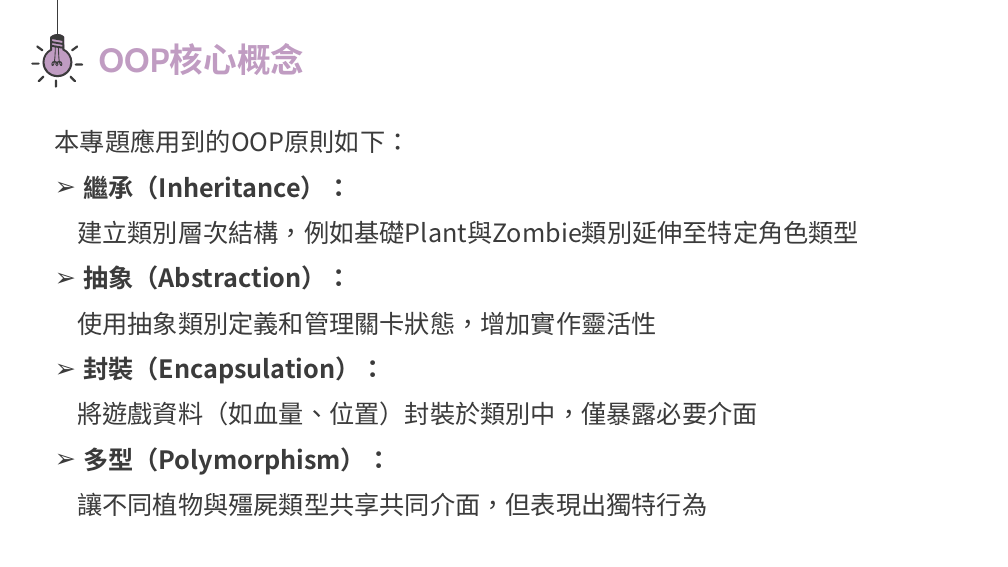
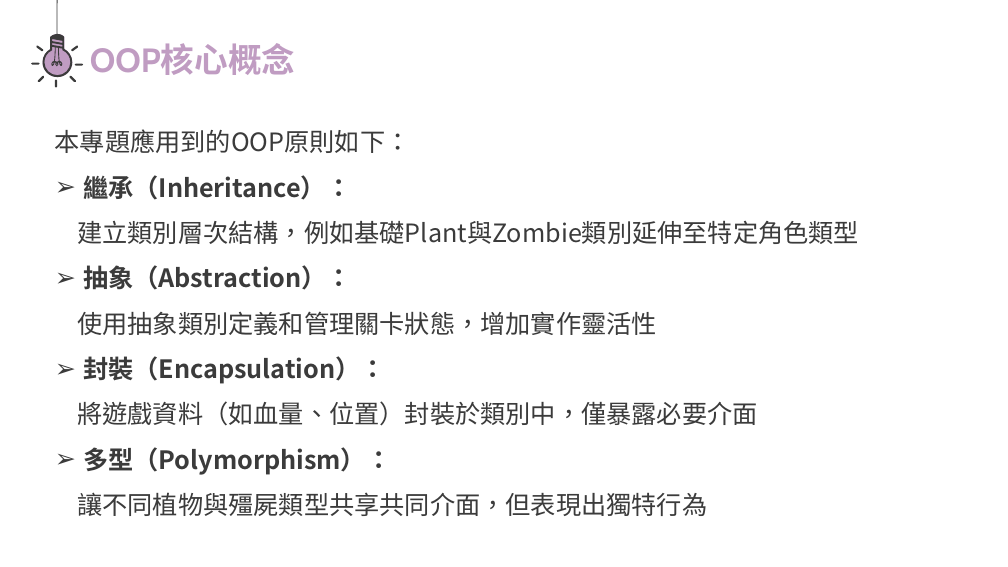
Before and after one commit to yoyo0213/oop-2025-proj-TA_v.s._Professor, a slide deck: slide 4 of oop final project.pptx. Drawn at 1008x567 pixels with LibreOffice and Linux fonts; fonts in the diff are those of the drawing. Boxes give left, top, right and bottom in pixels: in the first picture for what was removed or moved away, otherwise in the second. Text is boxed around its words. In the diff, an @@ line names an element or a change of style, - is before the commit and + after.

```diff
--- a/oop final project.pptx
+++ b/oop final project.pptx
@@ line (57, 37) - (57, 0): stroke #3B3B3B 1 pt to #3B3B3B 0.75 pt @@
@@ text "OOP核心概念": place and size @@
-text "OOP核心概念" at [99, 44, 305, 75]
+text "OOP核心概念" at [90, 44, 296, 75]
```
Also in this commit, not shown: 14 other slides changed.
